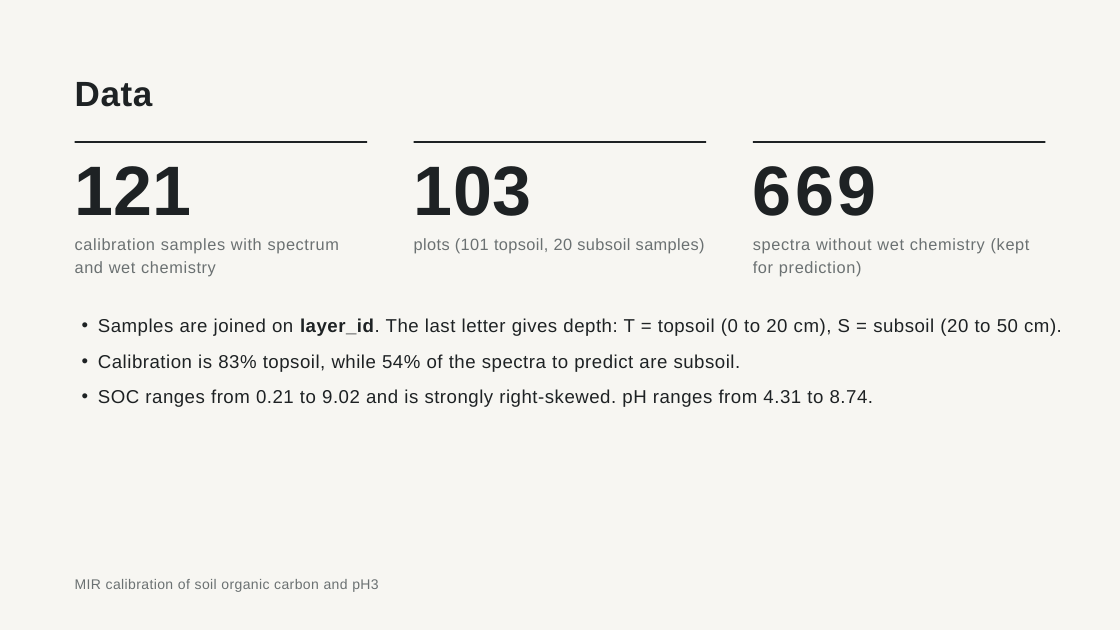
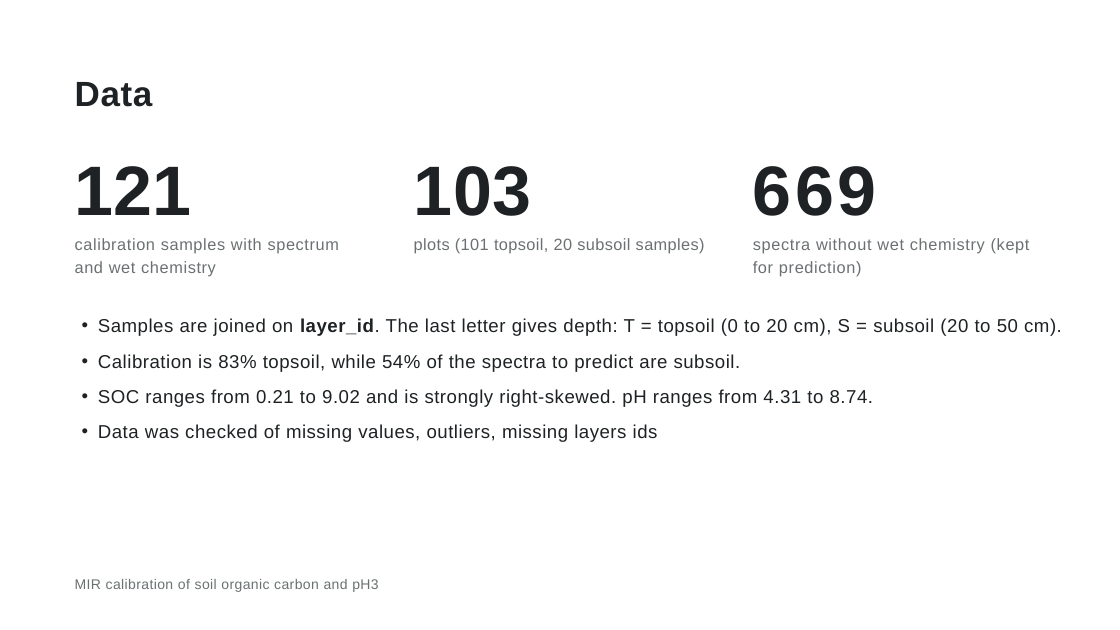
Before and after one commit to phanuelayuka/DSA8401_AML_capstone_project, a slide deck: slide 4 of MIR calibration of soil organic carbon and pH.pptx (slide 3 before the commit). Drawn at 1120x630 pixels with LibreOffice and Linux fonts; fonts in the diff are those of the drawing. Boxes give left, top, right and bottom in pixels: in the first picture for what was removed or moved away, otherwise in the second. Text is boxed around its words. In the diff, an @@ line names an element or a change of style, - is before the commit and + after.

```diff
--- a/MIR calibration of soil organic carbon and pH.pptx
+++ b/MIR calibration of soil organic carbon and pH.pptx
@@ background #F7F6F2 to #FFFFFF @@
@@ line removed from (75, 142) to (367, 142) @@
@@ line removed from (414, 142) to (707, 142) @@
@@ line removed from (753, 142) to (1045, 142) @@
@@ text at [98, 424, 658, 442]: paragraph added @@
+• Data was checked of missing values, outliers, missing layers ids
```
Also in this commit, not shown: 14 other slides changed, 1 slide added, 1 other file.
